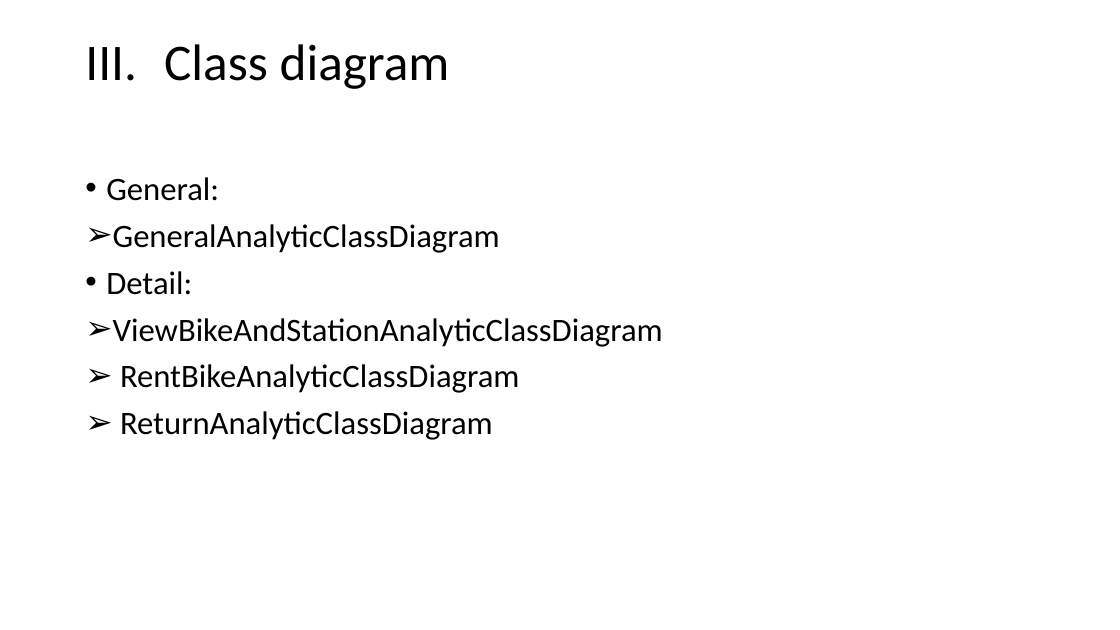
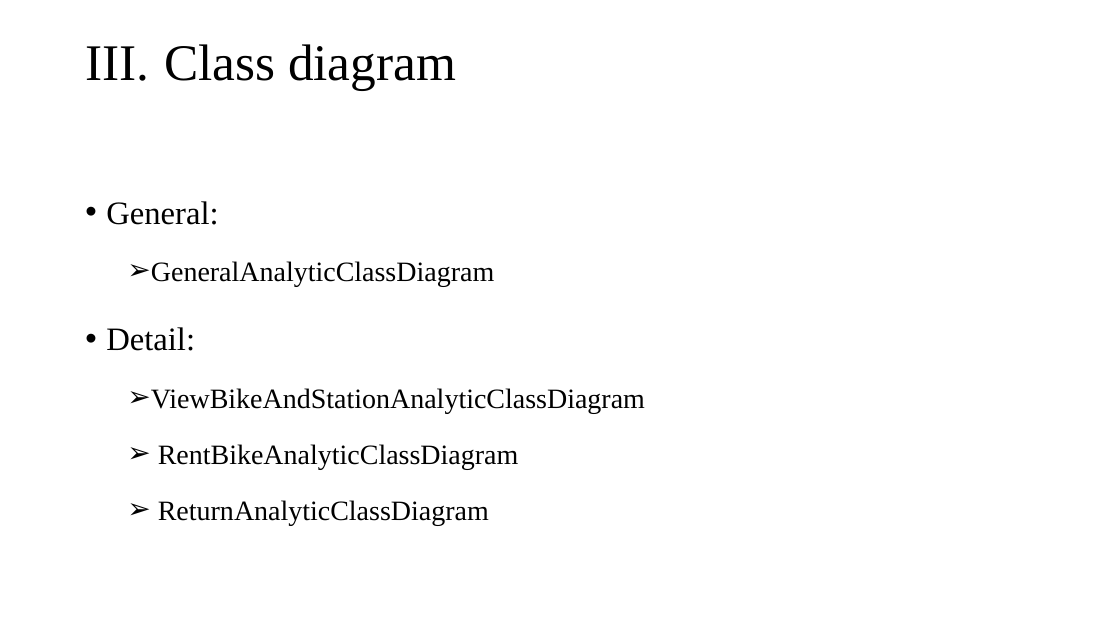
Before and after one commit to phamhongphuc1999/TKXDPM.20201-13, a slide deck: slide 4 of FinalProject/Design/Slide.pptx. Drawn at 1120x630 pixels with LibreOffice and Linux fonts; fonts in the diff are those of the drawing. Boxes give left, top, right and bottom in pixels: in the first picture for what was removed or moved away, otherwise in the second. Text is boxed around its words. In the diff, an @@ line names an element or a change of style, - is before the commit and + after.

```diff
--- a/FinalProject/Design/Slide.pptx
+++ b/FinalProject/Design/Slide.pptx
@@ title "Class diagram" at bbox=[164, 44, 456, 91]: font Calibri to Times New Roman @@
@@ text "General:" at bbox=[106, 201, 645, 526]: font Calibri to Times New Roman; size 28 to 24 pt in "GeneralAnalyticClassDiagram", "ViewBikeAndStationAnalyticClassDiagram", "RentBikeAnalyticClassDiagram", "ReturnAnalyticClassDiagram"; line spacing 0.9 to 1.5; list level 1 to 2 in "GeneralAnalyticClassDiagram"; list level 1 to 2 in "ViewBikeAndStationAnalyticClassDiagram"; list level 1 to 2 in "RentBikeAnalyticClassDiagram"; list level 1 to 2 in "ReturnAnalyticClassDiagram" @@
```
Also in this commit, not shown: 3 other slides changed, 6 slides added, 5 slides removed.
